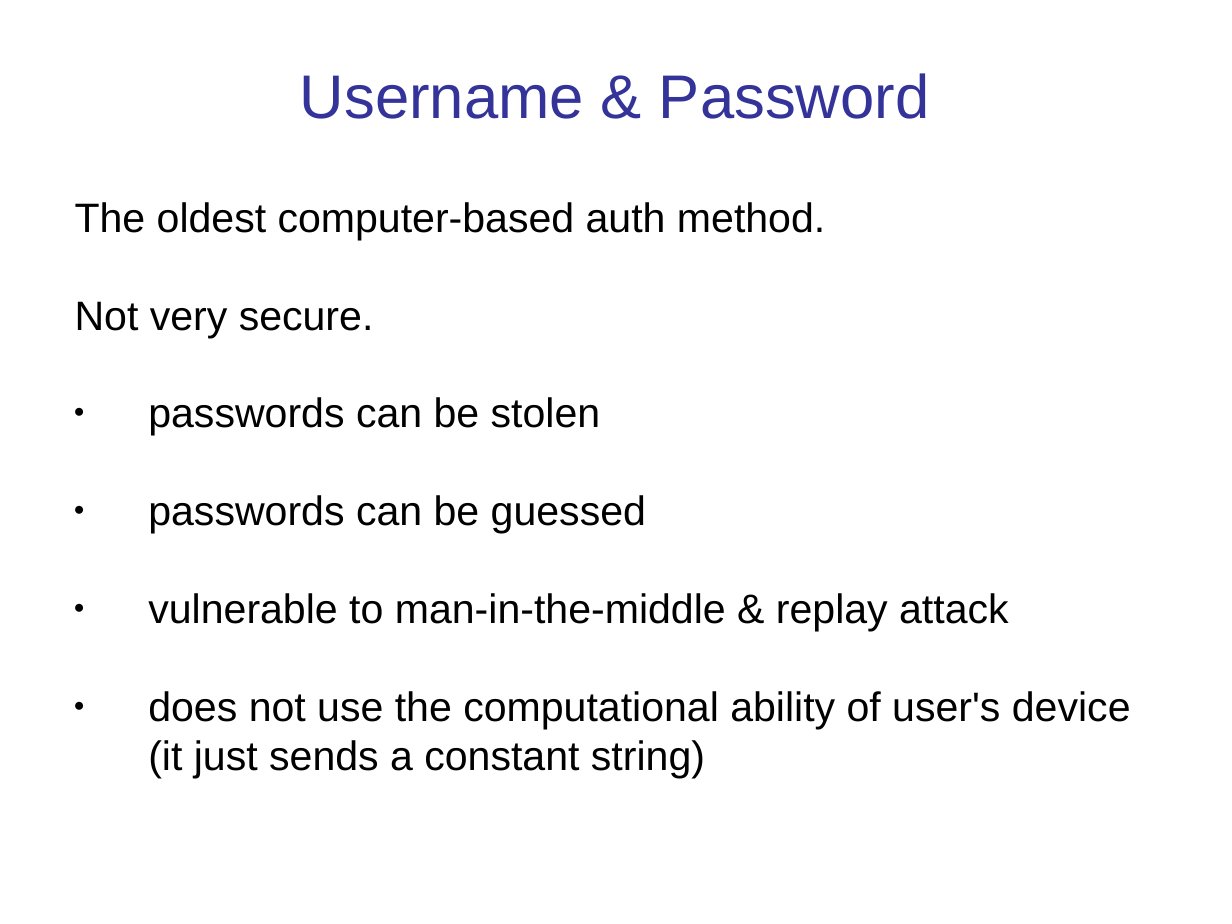
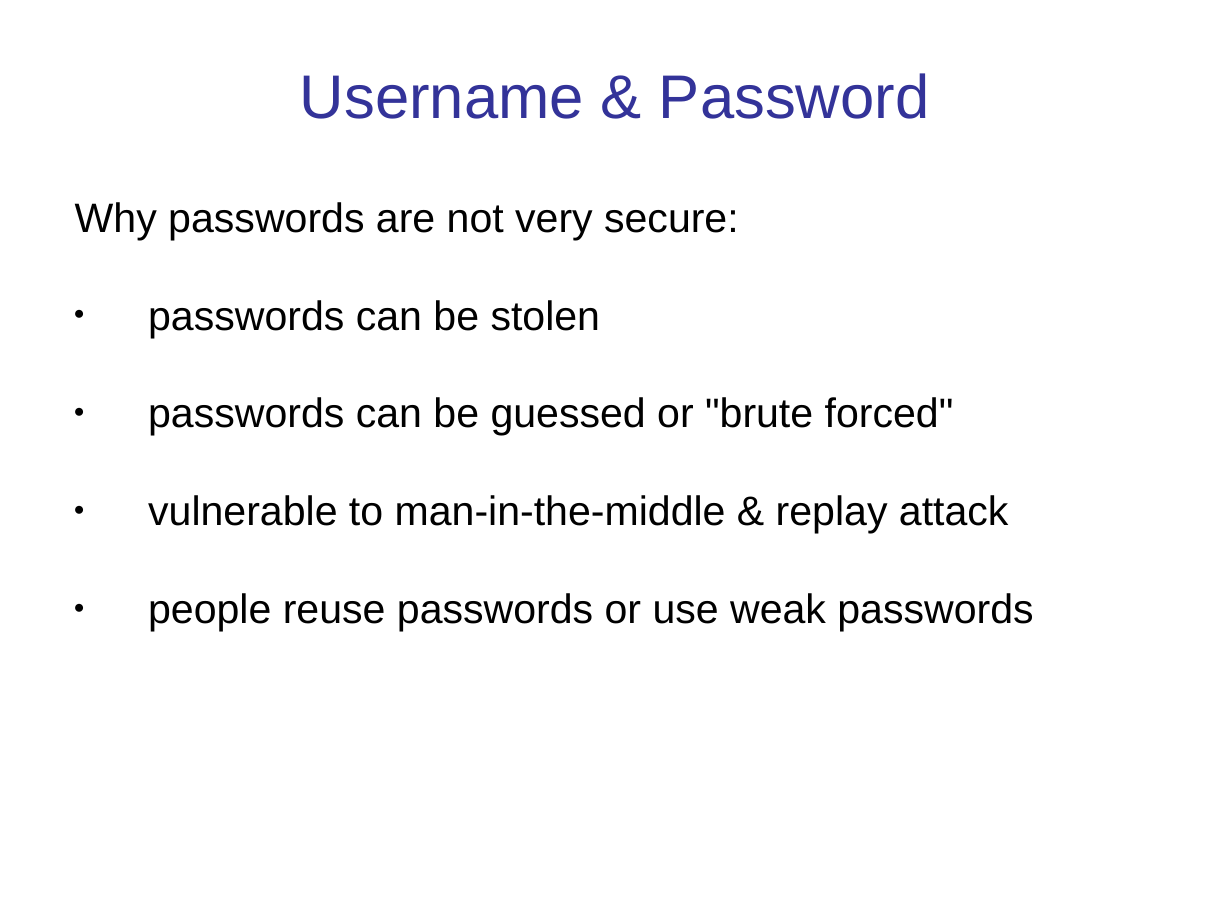
Before and after one commit to cpske/ISP, a slide deck: slide 8 of authentication/Authentication-and-Authorization.ppt. Drawn at 1232x924 pixels with LibreOffice and Linux fonts; fonts in the diff are those of the drawing. Boxes give left, top, right and bottom in pixels: in the first picture for what was removed or moved away, otherwise in the second. Text is boxed around its words. In the diff, an @@ line names an element or a change of style, - is before the commit and + after.

```diff
--- a/authentication/Authentication-and-Authorization.ppt
+++ b/authentication/Authentication-and-Authorization.ppt
@@ text at (75,202,739,240): text changed @@
-The oldest computer-based auth method.
-Not very secure.
+Why passwords are not very secure:
@@ text at (148,300,1009,534): indent changed @@
@@ text at (148,397,954,436): text changed @@
-● passwords can be guessed
+● passwords can be guessed or "brute forced"
@@ text at (148,593,1033,631): text changed @@
-● does not use the computational ability of user's device
-  (it just sends a constant string)
+● people reuse passwords or use weak passwords
```
Also in this commit, not shown: 12 other slides changed, 7 slides added, 1 slide removed.
